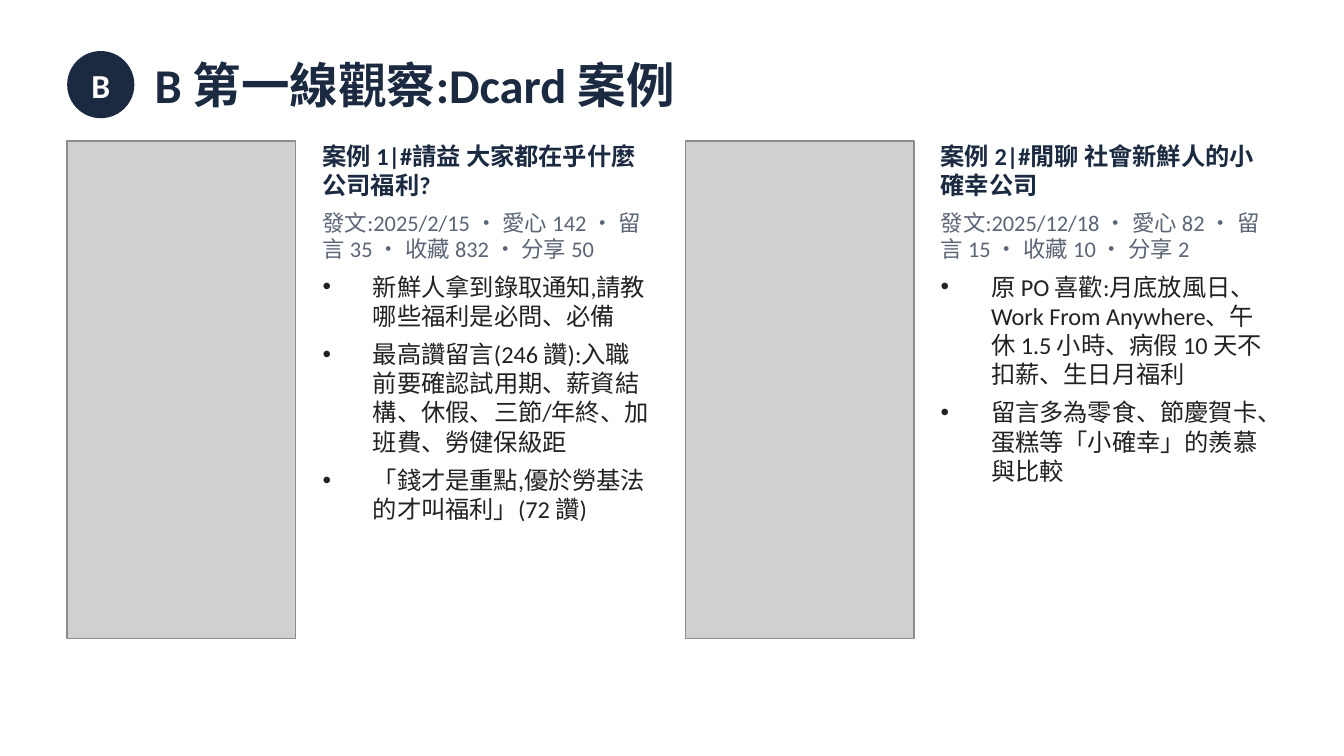
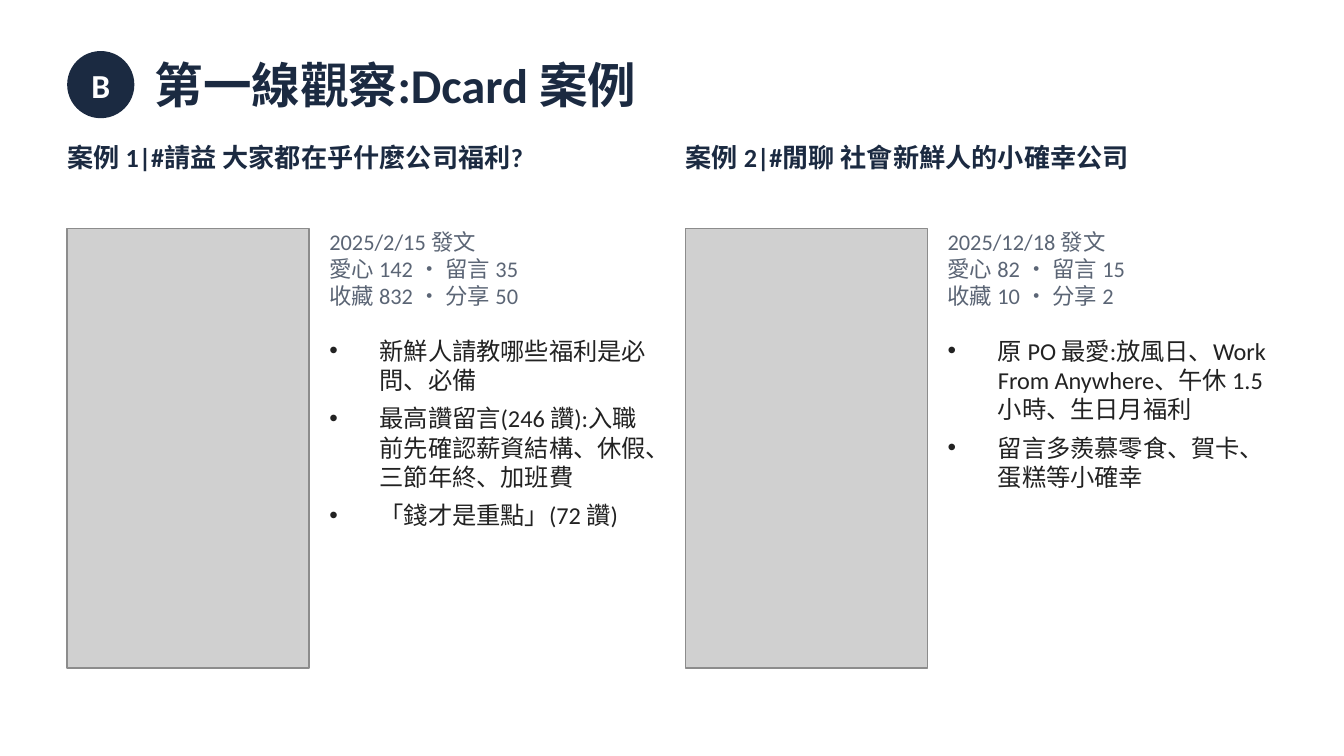
Before and after one commit to tobychien/project-hub, a slide deck: slide 7 of deliverables/CMC_10月_AB任務簡報.pptx. Drawn at 1344x756 pixels with LibreOffice and Linux fonts; fonts in the diff are those of the drawing; grey boxes stand for pictures. Boxes give left, top, right and bottom in pixels: in the first picture for what was removed or moved away, otherwise in the second. Text is boxed around its words. In the diff, an @@ line names an element or a change of style, - is before the commit and + after.

```diff
--- a/deliverables/CMC_10月_AB任務簡報.pptx
+++ b/deliverables/CMC_10月_AB任務簡報.pptx
@@ text at (155,61,636,108): text changed @@
-B 第一線觀察:Dcard 案例
+第一線觀察:Dcard 案例
@@ text added at (67,144,523,172), 14 pt, text #1B2A41, bold @@
+案例 1|#請益 大家都在乎什麼公司福利?
@@ text added at (685,144,1129,171), 14 pt, text #1B2A41, bold @@
+案例 2|#閒聊 社會新鮮人的小確幸公司
@@ picture: place and size @@
-picture at (67,141,296,638)
+picture at (67,228,309,668)
@@ text added at (329,231,518,306), 12 pt, text #5B6575 @@
+2025/2/15 發文
+愛心 142 ・ 留言 35
+收藏 832 ・ 分享 50
@@ picture: place and size @@
-picture at (685,141,914,638)
+picture at (685,228,927,668)
@@ text added at (948,231,1125,306), 12 pt, text #5B6575 @@
+2025/12/18 發文
+愛心 82 ・ 留言 15
+收藏 10 ・ 分享 2
@@ text at (380,339,671,527): text changed @@
-案例 1|#請益 大家都在乎什麼公司福利?
-發文:2025/2/15 ・ 愛心 142 ・ 留言 35 ・ 收藏 832 ・ 分享 50
-• 新鮮人拿到錄取通知,請教哪些福利是必問、必備
-• 最高讚留言(246 讚):入職前要確認試用期、薪資結構、休假、三節/年終、加班費、勞健保級距
-• 「錢才是重點,優於勞基法的才叫福利」(72 讚)
+• 新鮮人請教哪些福利是必問、必備
+• 最高讚留言(246 讚):入職前先確認薪資結構、休假、三節年終、加班費
+• 「錢才是重點」(72 讚)
@@ text at (998,339,1266,488): text changed @@
-案例 2|#閒聊 社會新鮮人的小確幸公司
-發文:2025/12/18 ・ 愛心 82 ・ 留言 15 ・ 收藏 10 ・ 分享 2
-• 原 PO 喜歡:月底放風日、Work From Anywhere、午休 1.5 小時、病假 10 天不扣薪、生日月福利
-• 留言多為零食、節慶賀卡、蛋糕等「小確幸」的羨慕與比較
+• 原 PO 最愛:放風日、Work From Anywhere、午休 1.5 小時、生日月福利
+• 留言多羨慕零食、賀卡、蛋糕等小確幸
```
Also in this commit, not shown: 9 other slides changed, 1 slide added.
